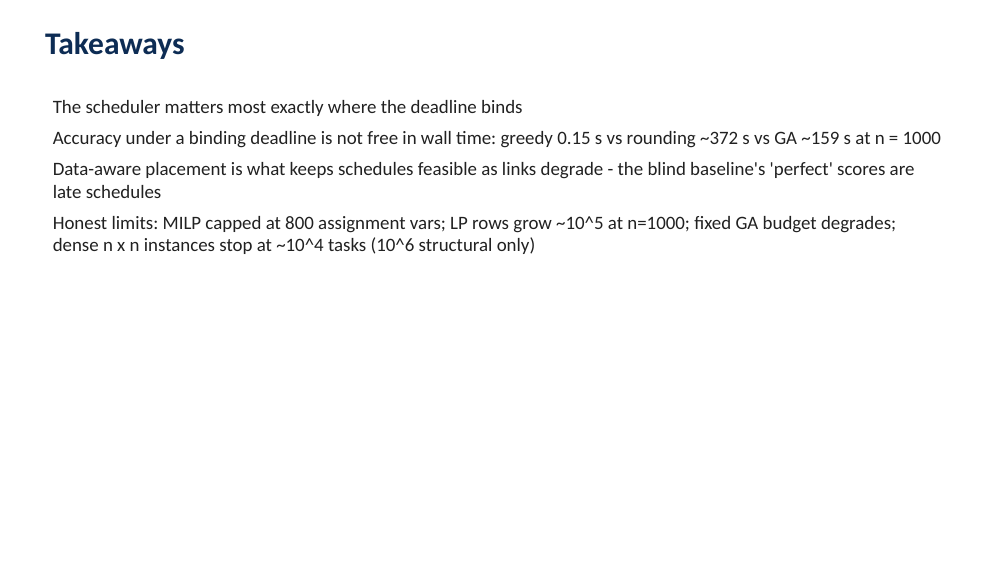
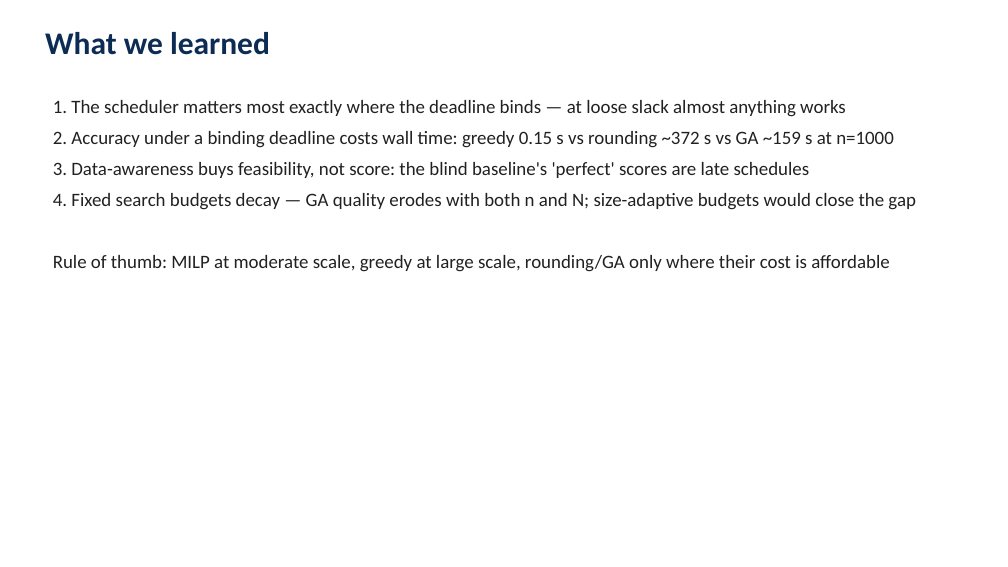
Before and after one commit to gayanigupta/data-aware-scheduling, a slide deck: slide 18 of slides/data-aware-scheduling.pptx (slide 12 before the commit). Drawn at 1008x567 pixels with LibreOffice and Linux fonts; fonts in the diff are those of the drawing. Boxes give left, top, right and bottom in pixels: in the first picture for what was removed or moved away, otherwise in the second. Text is boxed around its words. In the diff, an @@ line names an element or a change of style, - is before the commit and + after.

```diff
--- a/slides/data-aware-scheduling.pptx
+++ b/slides/data-aware-scheduling.pptx
@@ text at [45,32,270,55]: text changed @@
-Takeaways
+What we learned
@@ text at [53,100,916,272]: text changed @@
-The scheduler matters most exactly where the deadline binds
-Accuracy under a binding deadline is not free in wall time: greedy 0.15 s vs rounding ~372 s vs GA ~159 s at n = 1000
-Data-aware placement is what keeps schedules feasible as links degrade - the blind baseline's 'perfect' scores are late schedules
-Honest limits: MILP capped at 800 assignment vars; LP rows grow ~10^5 at n=1000; fixed GA budget degrades; dense n x n instances stop at ~10^4 tasks (10^6 structural only)
+1. The scheduler matters most exactly where the deadline binds — at loose slack almost anything works
+2. Accuracy under a binding deadline costs wall time: greedy 0.15 s vs rounding ~372 s vs GA ~159 s at n=1000
+3. Data-awareness buys feasibility, not score: the blind baseline's 'perfect' scores are late schedules
+4. Fixed search budgets decay — GA quality erodes with both n and N; size-adaptive budgets would close the gap
+Rule of thumb: MILP at moderate scale, greedy at large scale, rounding/GA only where their cost is affordable
```
Also in this commit, not shown: 11 other slides changed, 9 slides added, 1 slide removed, 1 other file.
